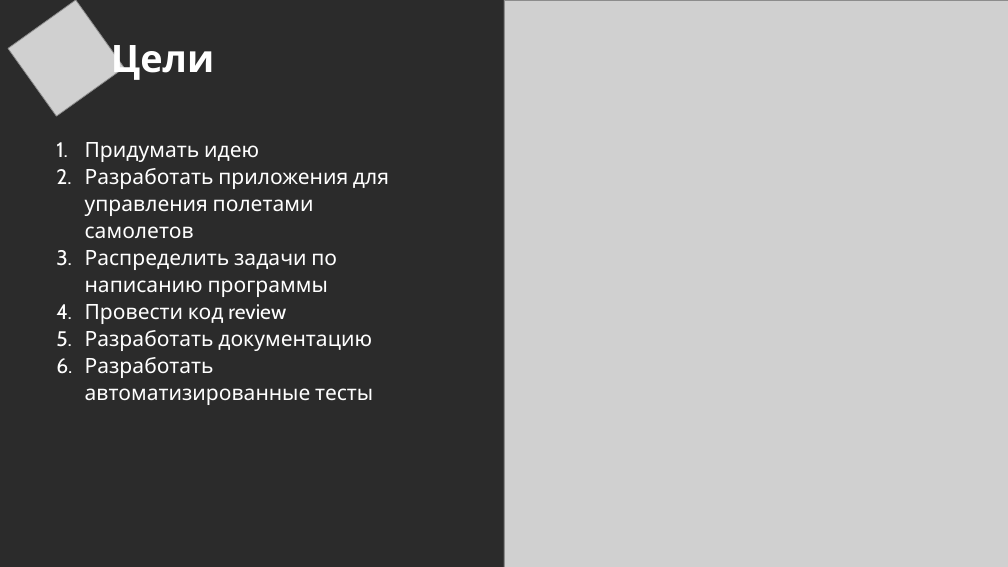
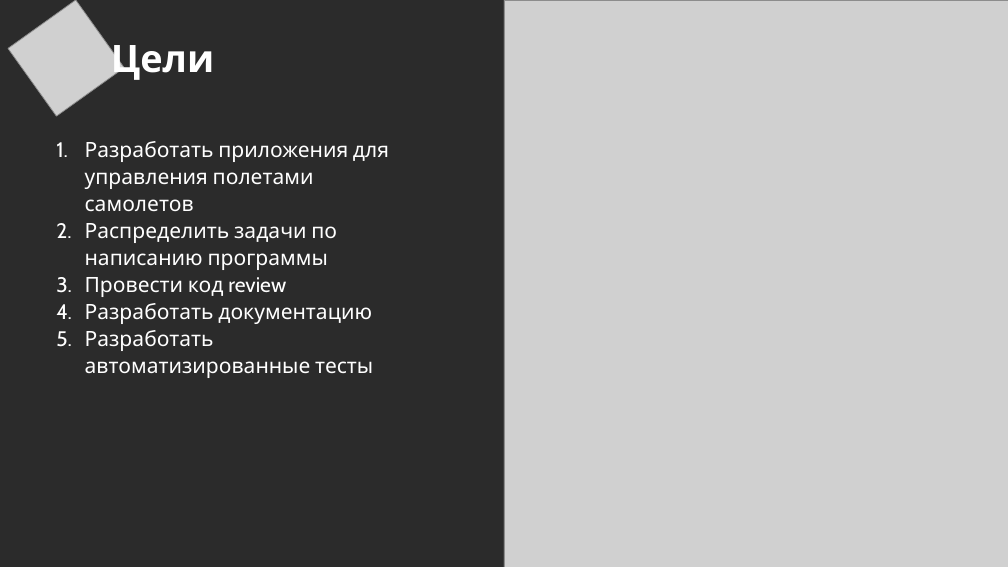
Before and after one commit to IlyaKrn/FlightManagerTPLabNGTU, a slide deck: slide 2 of docs/Презентация1.pptx. Drawn at 1008x567 pixels with LibreOffice and Linux fonts; fonts in the diff are those of the drawing; grey boxes stand for pictures; background and template pictures are left out; a plain dark background stands for a picture behind light text. Boxes give left, top, right and bottom in pixels: in the first picture for what was removed or moved away, otherwise in the second. Text is boxed around its words. In the diff, an @@ line names an element or a change of style, - is before the commit and + after.

```diff
--- a/docs/Презентация1.pptx
+++ b/docs/Презентация1.pptx
@@ text at <box>85,142,259,162</box>: paragraph removed @@
-1. Придумать идею
```
Also in this commit, not shown: 1 other slide changed.
